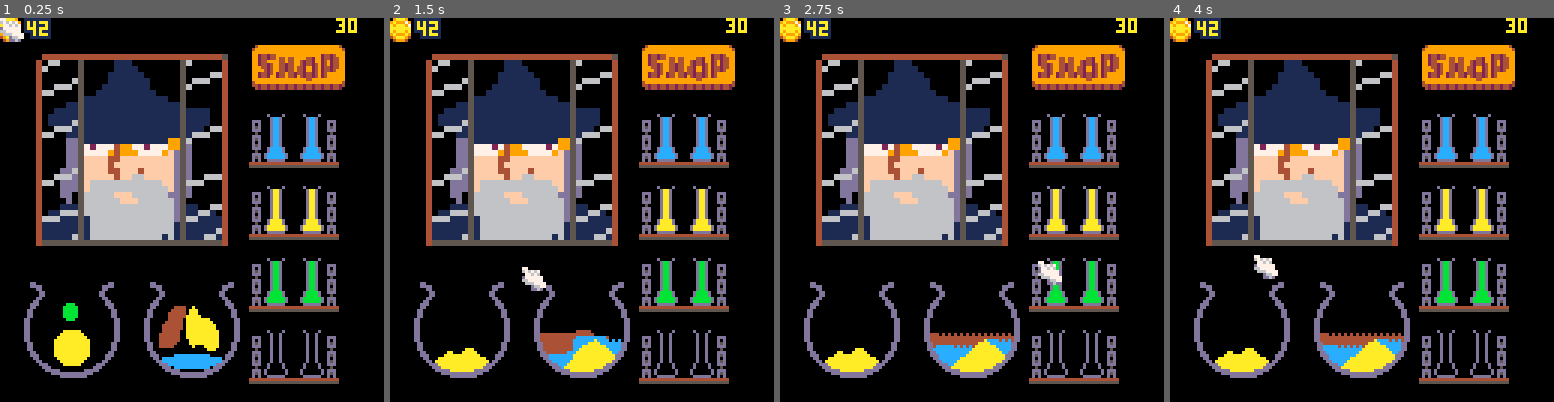
Above: before the commit, frames 1-4 (left to right).
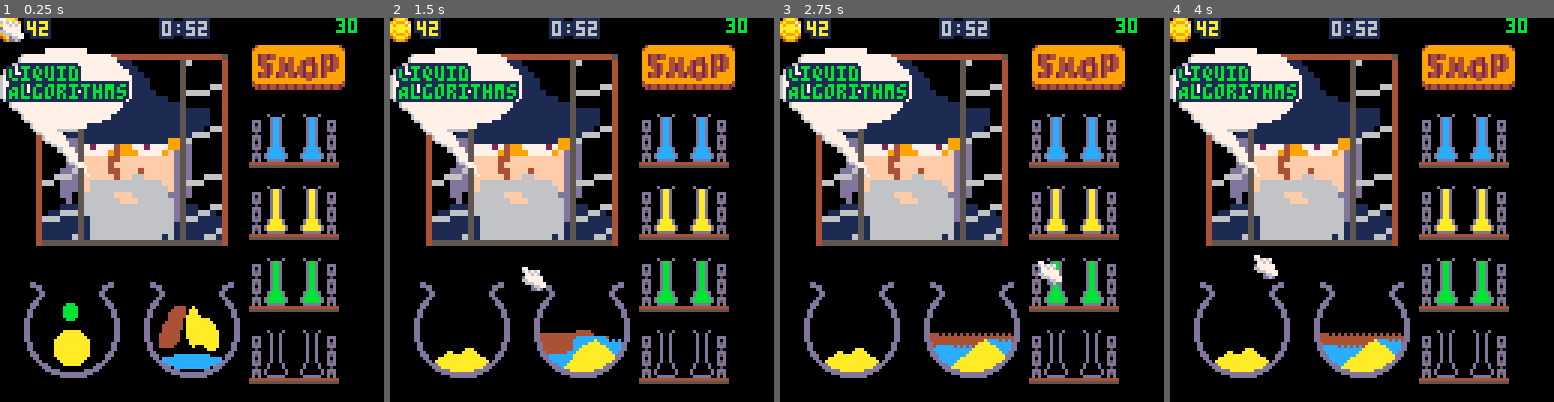
Above: after the commit, the same moments.

Repository: andbalch/cs4730_team_game
Game: PICO-8 cartridge potion.p8
Two runs of this game, one before a commit and one after it. Both use one fixed random seed, a clock stepped at 60 frames per second and the inputs below.
Inputs (mouse positions are in pixels of both pictures, inside the frame that each line leads up to):
- Up to frame 1 (0.25 s): no input
- Up to frame 2 (1.5 s): click (459, 121) at 0.67 s; click (520, 267) at 1.22 s
- Up to frame 3 (2.75 s): click (975, 114) at 1.77 s; click (1037, 259) at 2.32 s
- Up to frame 4 (4 s): click (1492, 106) at 2.87 s; click (1254, 256) at 3.42 s; click (1315, 102) at 3.97 s

The runs differ from the first frame. In frame 1, 7.1% of the frame differs, in the area x 0-93%, y 0-42%; in frame 2, 7.1%; in frame 3, 7.1%; in frame 4, 7.1%.

Commit message:
Placeholder order prompt and timer

Diff:
--- a/brew.lua
+++ b/brew.lua
@@ -77,6 +77,10 @@
 	-- Print UI.
 	spr(4,0,0)
 	oprint(gold,9,1,10)
+	oprint("0:52", 54, 1, 6)
+	-- spr(192, 0, 16, 4, 4)
+	sspr(64, 96, 32, 32, 0, 9, 44, 44)
+	oprint("Liquid\nAlgorithms", 3, 16, 11)
 end
 
 -- Procedures --
Not shown, changed: 78 lines of the sprite sheet (__gfx__) section of potion.p8
